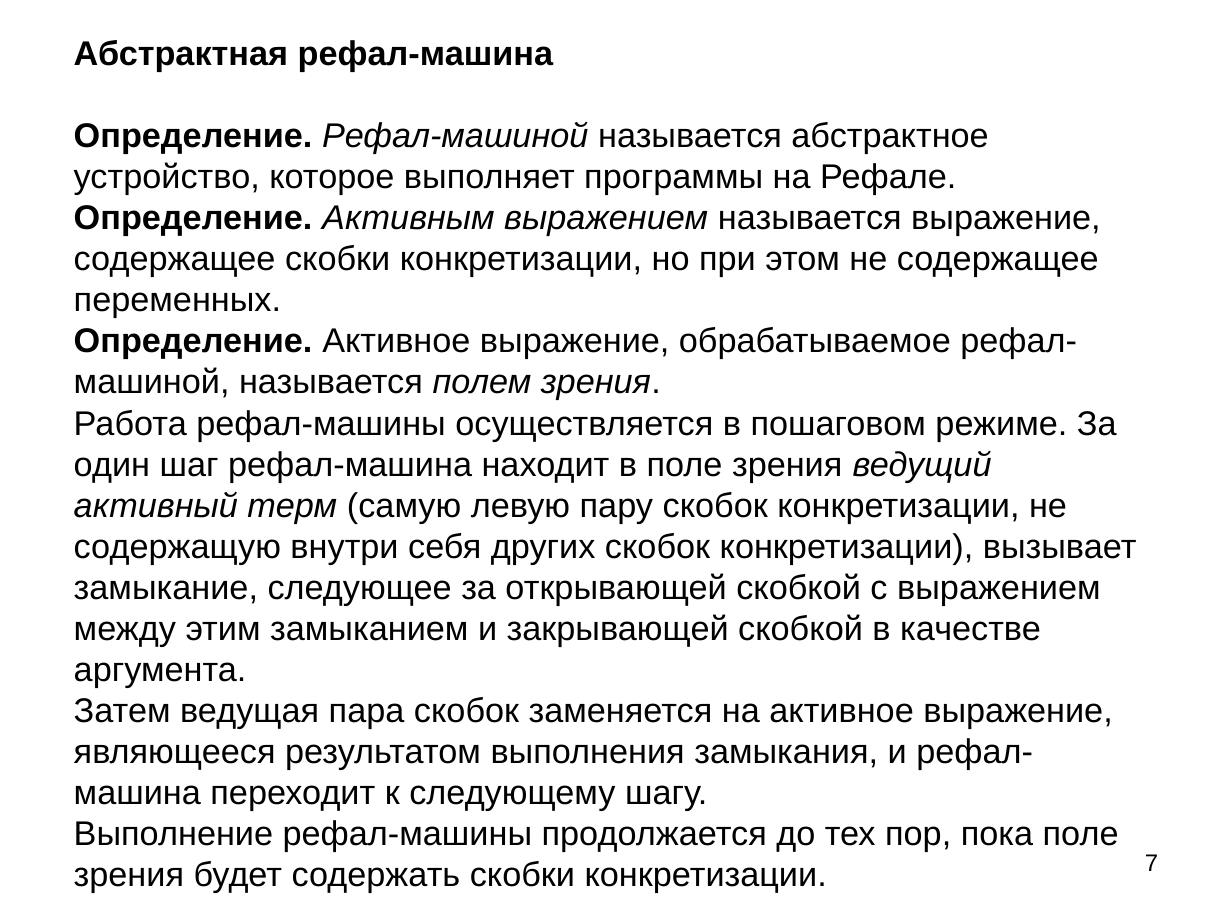
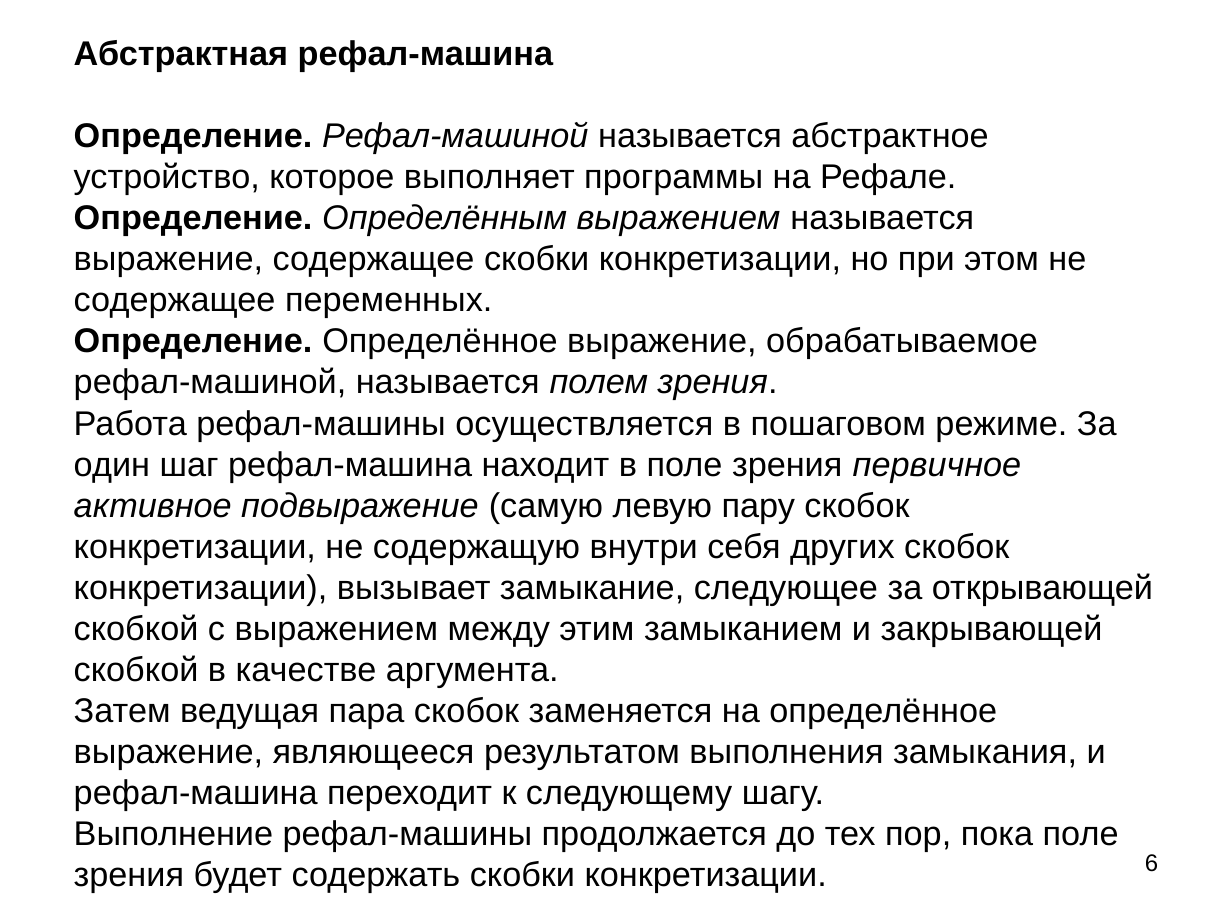
Before and after one commit to bmstu-iu9/refal-5-lambda, a slide deck: slide 6 of doc/Компилятор Простого Рефала.ppt (slide 7 before the commit). Drawn at 1232x924 pixels with LibreOffice and Linux fonts; fonts in the diff are those of the drawing. Boxes give left, top, right and bottom in pixels: in the first picture for what was removed or moved away, otherwise in the second. Text is boxed around its words. In the diff, an @@ line names an element or a change of style, - is before the commit and + after.

```diff
--- a/doc/Компилятор Простого Рефала.ppt
+++ b/doc/Компилятор Простого Рефала.ppt
@@ title at (x1=74, y1=40, x2=1153, y2=893): text changed @@
-Абстрактная рефал-машина
-Определение. Рефал-машиной называется абстрактное устройство, которое выполняет программы на Рефале.
-Определение. Активным выражением называется выражение, содержащее скобки конкретизации, но при этом не содержащее переменных.
-Определение. Активное выражение, обрабатываемое рефал-машиной, называется полем зрения.
-Работа рефал-машины осуществляется в пошаговом режиме. За один шаг рефал-машина находит в поле зрения ведущий активный терм (самую левую пару скобок конкретизации, не содержащую внутри себя других скобок конкретизации), вызывает замыкание, следующее за открывающей скобкой с выражением между этим замыканием и закрывающей скобкой в качестве аргумента.
-Затем ведущая пара скобок заменяется на активное выражение, являющееся результатом выполнения замыкания, и рефал-машина переходит к следующему шагу.
-Выполнение рефал-машины продолжается до тех пор, пока поле зрения будет содержать скобки конкретизации.
+Абстрактная рефал-машина
+Определение. Рефал-машиной называется абстрактное устройство, которое выполняет программы на Рефале.
+Определение. Определённым выражением называется выражение, содержащее скобки конкретизации, но при этом не содержащее переменных.
+Определение. Определённое выражение, обрабатываемое рефал-машиной, называется полем зрения.
+Работа рефал-машины осуществляется в пошаговом режиме. За один шаг рефал-машина находит в поле зрения первичное активное подвыражение (самую левую пару скобок конкретизации, не содержащую внутри себя других скобок конкретизации), вызывает замыкание, следующее за открывающей скобкой с выражением между этим замыканием и закрывающей скобкой в качестве аргумента.
+Затем ведущая пара скобок заменяется на определённое выражение, являющееся результатом выполнения замыкания, и рефал-машина переходит к следующему шагу.
+Выполнение рефал-машины продолжается до тех пор, пока поле зрения будет содержать скобки конкретизации.
@@ page number at (x1=1145, y1=854, x2=1158, y2=872): text changed @@
-7
+6
```
Also in this commit, not shown: 13 other slides changed, 16 slides added, 4 slides removed, 3 other files.
